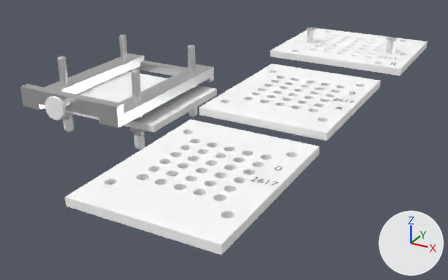
An edit to the glTF model assets/Kapselfuellgeraet.gltf, drawn before and after from the same camera.
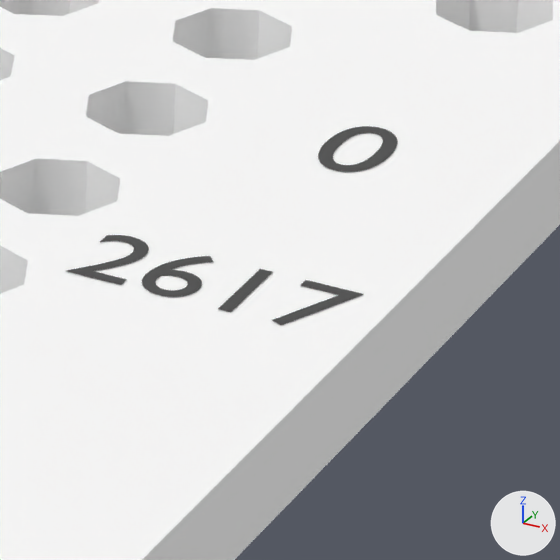
The first picture shows the older version from a 50 mm camera at (0.338, -0.431, 0.181) aimed at (0.104, -0.006, -0.032). The close-ups show both versions on the part from 54% to 67% of the width and 55% to 74% of the height of that picture; other places that the commit changed are outside them. Lighting does not change. The marker at lower right points along +X, +Y and +Z. Where no turn or scale is listed for an object, it has been applied to the vertices. Vertices at the same position are counted once.

The older version as bpy lines, for what is in view:
```python
me_lochplatte_c = bpy.data.meshes.new('Lochplatte_C')
me_lochplatte_c.from_pydata(...)  # 3442 vertices, 7016 faces; spans x -0.0505..0.0505, y -0.0698..0.0652, z -0.003..0.003
me_lochplatte_c.materials.append(mat_plastic)  # white #ffffff
me_text_015 = bpy.data.meshes.new('Text.015')
me_text_015.from_pydata(...)  # 96 vertices, 96 faces; spans x 0.00028..0.00444, y -0.00009..0.00653, z 0.0
me_text_015.materials.append(mat_text)  # dark grey #4c4c4c
me_text_016 = bpy.data.meshes.new('Text.016')
me_text_016.from_pydata(...)  # 220 vertices, 214 faces; spans x 0.0003..0.0167, y -0.0001..0.0058, z 0.0
me_text_016.materials.append(mat_text)  # dark grey #4c4c4c
ob_c_0 = bpy.data.objects.new('C_0', me_text_015)
ob_c_0.location = (0.19829, -0.11526, 0.01068)
ob_c_2617 = bpy.data.objects.new('C_2617', me_text_016)
ob_c_2617.location = (0.19207, -0.13485, 0.01068)
ob_lochplatte_c = bpy.data.objects.new('Lochplatte_C', me_lochplatte_c)
ob_lochplatte_c.location = (0.16039, -0.13351, 0.0076)
```
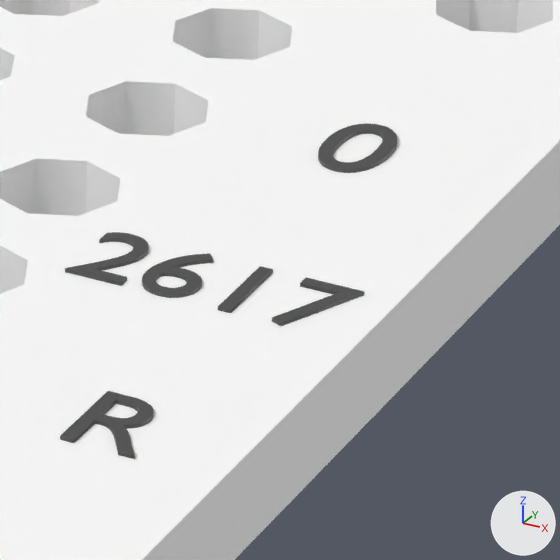
Where the change shows, as pixel boxes [x1, y1, x2, y2] in the close-ups (560 x 560 px):
'C_2617', reshaped: before [66, 235, 363, 325]; after [65, 232, 364, 326]
'C_R', added: after [60, 391, 154, 459]
'C_0', reshaped (9% taller): before [318, 126, 397, 172]; after [318, 123, 398, 173]
part 2 of me_text_016, added: after [218, 266, 273, 313]
part 3 of me_text_016, rebuilt (10% taller): before [142, 256, 213, 297]; after [142, 253, 213, 298]
part 4 of me_text_016, rebuilt (8% taller): before [66, 235, 149, 285]; after [65, 232, 149, 286]
part 5 of me_text_016, rebuilt (9% taller): before [272, 280, 363, 325]; after [272, 277, 364, 326]
part 6 of me_text_016, deleted: before [218, 269, 272, 312]

What changed in the scene script:
```text
Change me_text_015:
    used by ob_c_0; location = (0.19829, -0.11526, 0.01068)
    remove me_text_015.from_pydata(...)  # 96 vertices, 96 faces; spans x 0.00028..0.00444, y -0.00009..0.00653, z 0.0
    add me_text_015.from_pydata(...)  # 192 vertices, 384 faces; spans x 0.00028..0.00444, y -0.00009..0.00653, z -0.00019..0.00019
    me_text_015 part 1: the whole mesh is rebuilt
Change me_text_016:
    used by ob_c_2617; location = (0.19207, -0.13485, 0.01068)
    remove me_text_016.from_pydata(...)  # 220 vertices, 214 faces; spans x 0.0003..0.0167, y -0.0001..0.0058, z 0.0
    add me_text_016.from_pydata(...)  # 440 vertices, 868 faces; spans x 0.0003..0.0167, y -0.0001..0.0058, z -0.0002..0.0002
    me_text_016 part 2: a new loose piece, a box spanning x 0.01007..0.01089, y 0.0..0.00571, z -0.00017..0.00017, in mat_text (dark grey #4c4c4c)
    me_text_016 part 3: the loose piece of 121 vertices spanning x 0.0046..0.0081, y -0.0001..0.0058, z 0.0 is rebuilt with 242 vertices and now spans x 0.0046..0.0081, y -0.0001..0.0058, z -0.0002..0.0002
    me_text_016 part 4: the loose piece of 89 vertices spanning x 0.0003..0.0039, y 0.0..0.0058, z 0.0 is rebuilt with 178 vertices and now spans x 0.0003..0.0039, y 0.0..0.0058, z -0.0002..0.0002
    me_text_016 part 5: the loose piece of 6 vertices spanning x 0.013..0.0167, y -0.0001..0.0057, z 0.0 is rebuilt with 12 vertices and now spans x 0.013..0.0167, y -0.0001..0.0057, z -0.0002..0.0002
    me_text_016 part 6: the loose piece of 4 vertices spanning x 0.0101..0.0109, y 0.0..0.0057, z 0.0 is deleted
Add me_text_017:
    me_text_017.from_pydata(...)  # 188 vertices, 376 faces; spans x 0.00067..0.00526, y 0.0..0.00594, z -0.00017..0.00017
    me_text_017.materials.append(mat_text)  # dark grey #4c4c4c
Add ob_c_r:
    ob_c_r = bpy.data.objects.new('C_R', me_text_017)
    ob_c_r.location = (0.20044, -0.15291, 0.01068)
```
